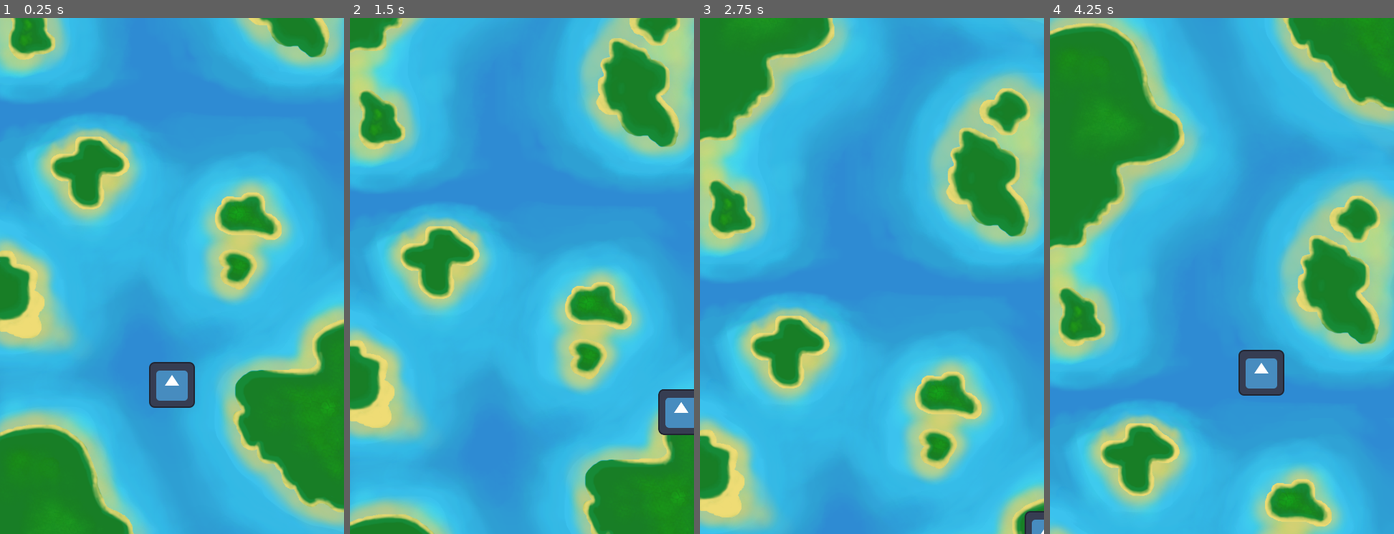
Above: before the commit, frames 1-4 (left to right).
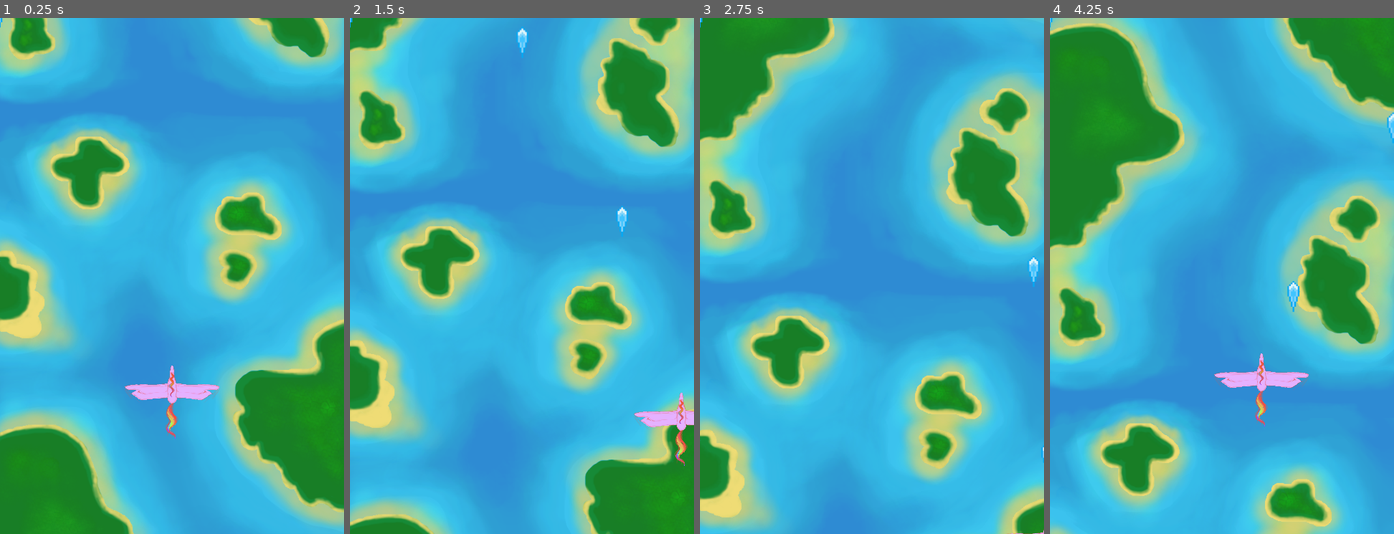
Above: after the commit, the same moments.

Repository: devkinn/rpg_game_jam_11_23
Game: Godot game, scene res://scenes/main.tscn
Two runs of this game, one before a commit and one after it. Both use one fixed random seed, a clock stepped at 60 frames per second and the inputs below. The engine's default icon, where the game draws it, is replaced by a stand-in: a white triangle on a blue panel in a dark square.
Inputs:
- Up to frame 1 (0.25 s): no input
- Up to frame 2 (1.5 s): hold D (move_right) 0.53-1.28 s; hold Space (shoot, bound only after the commit) 0.53-1.28 s; hold S (move_down) from 1.28 s (still down); tap Space (shoot, bound only after the commit) at 1.35 s
- Up to frame 3 (2.75 s): release S (move_down) at 2.03 s; hold D (move_right) from 2.03 s (still down); hold Space (shoot, bound only after the commit) from 2.03 s (still down)
- Up to frame 4 (4.25 s): release D (move_right) at 2.78 s; release Space (shoot, bound only after the commit) at 2.78 s; hold W (move_up) 2.78-3.53 s; tap Space (shoot, bound only after the commit) at 2.85 s; hold A (move_left) from 3.53 s (still down); hold Space (shoot, bound only after the commit) from 3.53 s (still down)

The runs differ from the first frame. In frame 1, 1.6% of the frame differs, in the area x 0-64%, y 0-82%; in frame 2, 1.5%; in frame 3, 0.4%; in frame 4, 1.8%, in the area x 0-100%, y 0-80%.

Commit message:
shooting added

Diff:
--- a/project.godot
+++ b/project.godot
@@ -47,3 +47,8 @@
 "events": [Object(InputEventKey,"resource_local_to_scene":false,"resource_name":"","device":-1,"window_id":0,"alt_pressed":false,"shift_pressed":false,"ctrl_pressed":false,"meta_pressed":false,"pressed":false,"keycode":0,"physical_keycode":65,"key_label":0,"unicode":97,"echo":false,"script":null)
 ]
 }
+shoot={
+"deadzone": 0.5,
+"events": [Object(InputEventKey,"resource_local_to_scene":false,"resource_name":"","device":0,"window_id":0,"alt_pressed":false,"shift_pressed":false,"ctrl_pressed":false,"meta_pressed":false,"pressed":false,"keycode":0,"physical_keycode":32,"key_label":0,"unicode":0,"echo":false,"script":null)
+]
+}
--- a/scenes/main.tscn
+++ b/scenes/main.tscn
@@ -1,11 +1,13 @@
-[gd_scene load_steps=4 format=3 uid="uid://dxmwusqu6ml2s"]
+[gd_scene load_steps=5 format=3 uid="uid://dxmwusqu6ml2s"]
 
 [ext_resource type="Script" path="res://scripts/main.gd" id="1_liftv"]
 [ext_resource type="PackedScene" uid="uid://dlhra2v7ybiop" path="res://scenes/player.tscn" id="1_wqq3u"]
+[ext_resource type="PackedScene" uid="uid://c30kbf83ed1gx" path="res://scenes/projectile.tscn" id="2_xaow2"]
 [ext_resource type="PackedScene" uid="uid://8vmhbqct7a8x" path="res://scenes/background.tscn" id="3_g6601"]
 
 [node name="Main" type="Node"]
 script = ExtResource("1_liftv")
+projectile_scene = ExtResource("2_xaow2")
 
 [node name="Player" parent="." instance=ExtResource("1_wqq3u")]
 
@@ -13,3 +15,9 @@
 position = Vector2(240, 512)
 
 [node name="background" parent="." instance=ExtResource("3_g6601")]
+
+[node name="ShootCooldown" type="Timer" parent="."]
+wait_time = 0.5
+one_shot = true
+
+[node name="Projectile" parent="." instance=ExtResource("2_xaow2")]
--- a/scenes/player.tscn
+++ b/scenes/player.tscn
@@ -1,29 +1,38 @@
 [gd_scene load_steps=5 format=3 uid="uid://dlhra2v7ybiop"]
 
 [ext_resource type="Script" path="res://scripts/player/player_controller.gd" id="1_2pugp"]
-[ext_resource type="Texture2D" uid="uid://bx1f0u7310n71" path="res://icon.svg" id="2_rsqso"]
+[ext_resource type="Texture2D" uid="uid://le8afxb65pqr" path="res://assets/player/Grafika_bez_nazwy_2.png" id="2_yq3m4"]
 
 [sub_resource type="SpriteFrames" id="SpriteFrames_1qtpv"]
 animations = [{
 "frames": [{
 "duration": 1.0,
-"texture": ExtResource("2_rsqso")
+"texture": ExtResource("2_yq3m4")
 }],
 "loop": true,
 "name": &"default",
 "speed": 5.0
 }]
 
-[sub_resource type="RectangleShape2D" id="RectangleShape2D_6mgo3"]
-size = Vector2(62, 62)
+[sub_resource type="CapsuleShape2D" id="CapsuleShape2D_h8rj8"]
+radius = 9.0
+height = 54.0
 
 [node name="CharacterBody2D" type="CharacterBody2D"]
-position = Vector2(1, 0)
+collision_mask = 2
 script = ExtResource("1_2pugp")
+metadata/_edit_lock_ = true
 
 [node name="AnimatedSprite2D" type="AnimatedSprite2D" parent="."]
-scale = Vector2(0.5, 0.5)
+position = Vector2(0, 23)
+scale = Vector2(0.15, 0.15)
 sprite_frames = SubResource("SpriteFrames_1qtpv")
+metadata/_edit_lock_ = true
 
 [node name="CollisionShape2D" type="CollisionShape2D" parent="."]
-shape = SubResource("RectangleShape2D_6mgo3")
+shape = SubResource("CapsuleShape2D_h8rj8")
+one_way_collision_margin = 29.5
+debug_color = Color(0, 0.6, 0.701961, 0.419608)
+
+[node name="ProjectileStartPoint" type="Marker2D" parent="."]
+position = Vector2(0, -32)
--- /dev/null
+++ b/scenes/projectile.tscn
@@ -0,0 +1,25 @@
+[gd_scene load_steps=4 format=3 uid="uid://c30kbf83ed1gx"]
+
+[ext_resource type="Script" path="res://scripts/projectile.gd" id="1_oix60"]
+[ext_resource type="Texture2D" uid="uid://dk1gp4k3lwwam" path="res://assets/projectile/shoot.png" id="2_13aah"]
+
+[sub_resource type="RectangleShape2D" id="RectangleShape2D_rw5hl"]
+size = Vector2(20, 45)
+
+[node name="Projectile" type="RigidBody2D"]
+collision_mask = 2
+gravity_scale = 0.0
+script = ExtResource("1_oix60")
+
+[node name="Sprite2D" type="Sprite2D" parent="."]
+texture = ExtResource("2_13aah")
+
+[node name="CollisionShape2D" type="CollisionShape2D" parent="."]
+position = Vector2(0, -7.5)
+shape = SubResource("RectangleShape2D_rw5hl")
+
+[node name="VisibleOnScreenNotifier2D" type="VisibleOnScreenNotifier2D" parent="."]
+position = Vector2(0, -7.5)
+scale = Vector2(1, 2.25)
+
+[connection signal="screen_exited" from="VisibleOnScreenNotifier2D" to="." method="_on_visible_on_screen_notifier_2d_screen_exited"]
--- a/scripts/main.gd
+++ b/scripts/main.gd
@@ -3,6 +3,25 @@
 
 @onready var player_start_position: Marker2D = $PlayerStartPosition
 @onready var player: CharacterBody2D = $Player
+@onready var projectile_start_point: Marker2D = $Player/ProjectileStartPoint
+@onready var shoot_cooldown: Timer = $ShootCooldown
+@export var projectile_scene: PackedScene
+@export var projectile_speed = 500.0
 
 func _ready() -> void:
 	player.position = player_start_position.position
+
+func _process(delta):
+	if(Input.is_action_pressed("shoot") and shoot_cooldown.is_stopped()):
+		shoot()
+
+
+func shoot():
+	var projectile = projectile_scene.instantiate()
+	projectile.position = player.position + projectile_start_point.position
+
+	var velosity = Vector2(0.0, -projectile_speed)
+	projectile.linear_velocity = velosity
+
+	add_child(projectile)
+	shoot_cooldown.start()
--- /dev/null
+++ b/scripts/projectile.gd
@@ -0,0 +1,7 @@
+extends RigidBody2D
+
+
+
+
+func _on_visible_on_screen_notifier_2d_screen_exited():
+	queue_free()
Binary file added: assets/player/Grafika_bez_nazwy_2.png
Not shown, added: assets/player/Grafika_bez_nazwy_2.png.import
Binary file added: assets/player/Grafika_bez_nazwy_4.png
Not shown, added: assets/player/Grafika_bez_nazwy_4.png.import
Binary file added: assets/projectile/shoot.png
Not shown, added: assets/projectile/shoot.png.import
